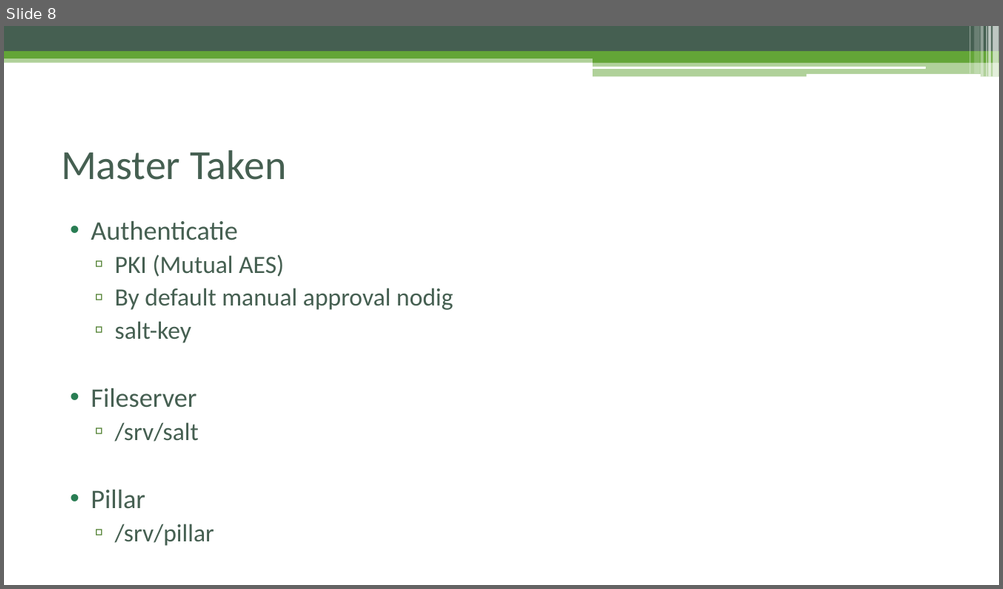
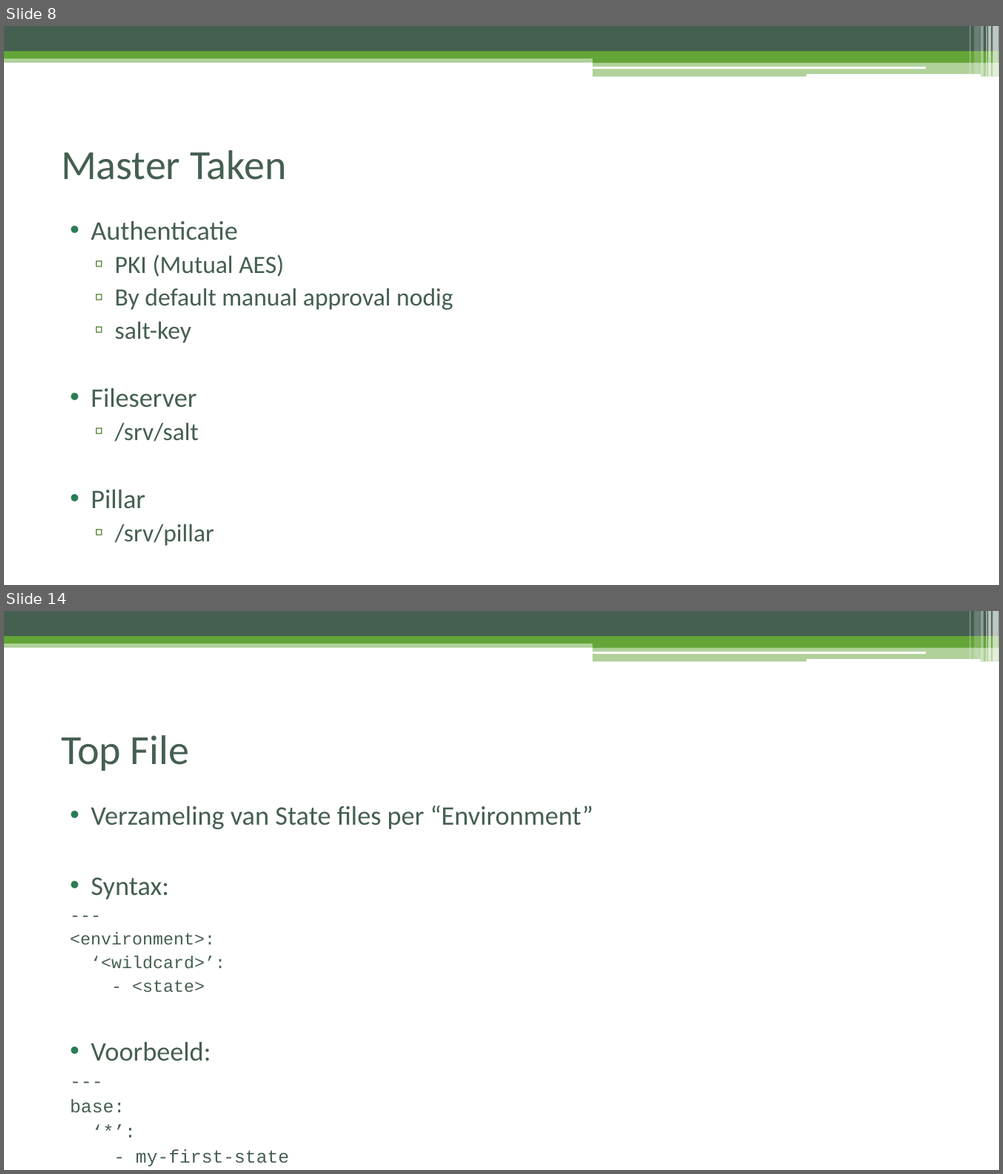
Before and after one commit to FireDrunk/salt-training, a slide deck: presentation.pptx. Shown one above the other, each under a label of ours: slide 8 before the commit, slides 8 and 14 after it; the slides between them are not shown. The pictures are 1003x589 and 1003x1174 pixels, drawn with LibreOffice and Linux fonts; fonts in the diff are those of the drawing. Boxes give left, top, right and bottom in pixels: in the first picture for what was removed or moved away, otherwise in the second. Text is boxed around its words. In the diff, an @@ line names an element or a change of style, - is before the commit and + after.

```diff
--- a/presentation.pptx
+++ b/presentation.pptx
@@ slide 14 added at [4,611,999,1170], background #FFFFFF; not listed: 13 template elements that a slide beside it also shows @@
@@ title added at [61,735,189,771], 40 pt, text #455F51 @@
+Top File
@@ text added at [70,806,593,1167], 25.9 pt, text #455F51 @@
+• Verzameling van State files per “Environment”
+• Syntax:
+---
+<environment>:
+‘<wildcard>’:
+- <state>
+• Voorbeeld:
+---
+base:
+‘*’:
+- my-first-state
```
Also in this commit, not shown: 1 slide changed, 12 other slides added, 12 slides removed, 1 other file.
